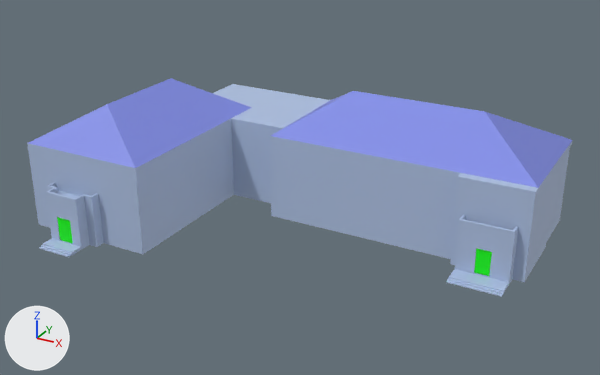
A saved change to the glTF model src/assets/3d/solid/models/Water_Quality_Building.glb.
The view is the same before and after, from a 50 mm camera at (42.8, -74.0, 34.1) aimed at (4.6, -4.7, -0.6). The axes (+X, +Y, +Z) are drawn at lower left. The lights are the same throughout. The older version comes first. Where no turn or scale is listed for an object, it has been applied to the vertices. Vertices at exactly the same position are counted once.

Objects in the first picture: 'Floor1', 'Floor2', 'Roof'.
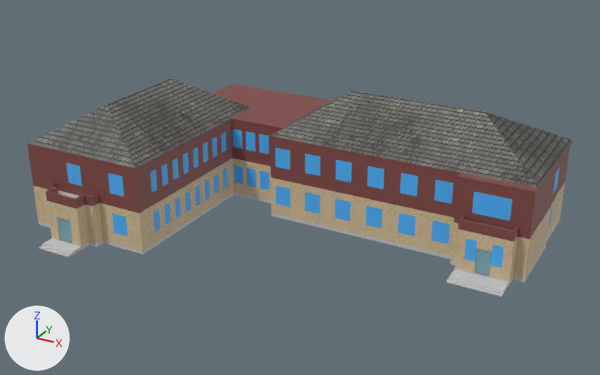
Where the change shows, as pixel boxes [x1, y1, x2, y2] in the pictures (600 x 375 px; the box of a moved part takes in the faces that stretch with it):
'Roof', surface changed (blue to grey): [27, 78, 573, 196] in both
'Floor2', surface changed, reshaped (blue to brown): [28, 122, 570, 242] in both
'Floor1', surface changed (blue to beige): [33, 158, 565, 297] in both
part 1 of me_mesh_342, recoloured: [38, 192, 560, 297] in both
part 2 of me_mesh_342, recoloured (blue to beige): [33, 158, 565, 281] in both
part 3 of me_mesh_342, recoloured: [112, 165, 552, 268] in both
part 4 of me_mesh_342, recoloured (green to cyan): [474, 249, 492, 276] in both
part 5 of me_mesh, surface changed (blue to grey): [27, 78, 573, 196] in both
part 6 of me_mesh, recoloured: [27, 84, 573, 196] in both
part 7 of me_mesh_004, moved or reshaped: before [552, 164, 558, 200]; after [552, 160, 561, 203]
part 8 of me_mesh_004, surface changed (blue to brown): [28, 122, 570, 242] in both
part 9 of me_mesh_004, recoloured (blue to brown): [28, 122, 570, 242] in both
part 10 of me_mesh_004, recoloured: [58, 190, 79, 198] in both
part 11 of me_mesh_004, recoloured: [66, 129, 512, 221] in both

The change, as a list of edits to the scene's bpy script:
```text
Change mat_roof:
    remove mat_roof.base_color = (0.224, 0.271, 0.8)  # blue #828ee7
    add mat_roof.texture = img_roof
Change mat_door:
    remove mat_door.base_color = (0.0, 1.0, 0.0)  # green #00ff00
    add mat_door.texture = img_door1
Add mat_window:
    mat_window = principled_material('window')
    mat_window.texture = img_window
    mat_window.roughness = 0.553
Add mat_ground:
    mat_ground = principled_material('ground')
    mat_ground.texture = img_ground
    mat_ground.roughness = 0.553
Add mat_wall2:
    mat_wall2 = principled_material('wall2')
    mat_wall2.texture = img_wall2
    mat_wall2.roughness = 0.553
Add mat_wall1:
    mat_wall1 = principled_material('wall1')
    mat_wall1.texture = img_wall1
    mat_wall1.roughness = 0.553
Add mat_gate:
    mat_gate = principled_material('gate')
    mat_gate.texture = img_gate
    mat_gate.roughness = 0.553
Change me_mesh:
    where me_mesh.from_pydata(...)  # 37 vertices, 86 faces; spans x -21.1..28.3, y -16.6..11.6, z 3.2..7.6
    me_mesh part 5: 86 kept faces spanning x -21.1..28.3, y -16.6..11.6, z 3.2..7.6 get new texture (UV) coordinates
    me_mesh part 6: 74 faces spanning x -21.1..28.3, y -16.6..11.6, z 3.2..3.6 switch from mat_wall (blue #afc2e3) to mat_wall2 (picture img_wall2)
Change me_mesh_342:
    remove me_mesh_342.from_pydata(...)  # 1538 vertices, 4236 faces; spans x -21.1..28.3, y -20.7..11.6, z -5.8..-1.2
    add me_mesh_342.from_pydata(...)  # 1538 vertices, 4234 faces; spans x -21.1..28.3, y -20.7..11.6, z -5.8..-1.2
    me_mesh_342 part 1: 1056 faces spanning x -21.1..28.3, y -20.7..11.6, z -5.8..-4.4 switch from mat_wall (blue #afc2e3) to mat_ground (picture img_ground)
    me_mesh_342 part 2: 2027 faces spanning x -21.1..28.3, y -18.8..11.6, z -5.4..-1.2 switch from mat_wall (blue #afc2e3) to mat_wall1 (picture img_wall1)
    me_mesh_342 part 3: 440 faces spanning x -21.1..28.1, y -16.6..11.6, z -4.2..-2.0 switch from mat_wall (blue #afc2e3) to mat_window (picture img_window)
    me_mesh_342 part 4: 60 faces spanning x -15.9..25.2, y -18.7..4.2, z -5.4..-2.8 switch from mat_door (green #00ff00) to mat_gate (picture img_gate)
    add me_mesh_342.materials.append(mat_frontcolor)  # white #ffffff
Change me_mesh_004:
    remove me_mesh_004.from_pydata(...)  # 1431 vertices, 3717 faces; spans x -21.1..28.3, y -18.8..11.6, z -1.2..3.2
    add me_mesh_004.from_pydata(...)  # 1428 vertices, 3710 faces; spans x -21.1..28.3, y -18.8..11.6, z -1.2..3.2
    me_mesh_004 part 7: 9 vertices removed from x 27.9..28.1, y 4.6..6.4, z 0.2..3.2; 12 vertices added at x 28.0..28.3, y 4.6..6.4, z -1.0..3.2
    me_mesh_004 part 8: 1320 kept faces spanning x -21.1..28.3, y -18.8..11.6, z -1.2..3.2 get new texture (UV) coordinates
    me_mesh_004 part 9: 2176 faces spanning x -21.1..28.3, y -18.8..11.6, z -1.2..3.2 switch from mat_wall (blue #afc2e3) to mat_wall2 (picture img_wall2)
    me_mesh_004 part 10: 605 faces spanning x -21.1..28.3, y -18.8..11.6, z -1.0..0.0 switch from mat_wall (blue #afc2e3) to mat_ground (picture img_ground)
    me_mesh_004 part 11: 456 faces spanning x -21.1..27.1, y -16.6..11.6, z 0.2..2.4 switch from mat_wall (blue #afc2e3) to mat_window (picture img_window)
    other edits to the shape of me_mesh_004 do not show in these pictures
```
